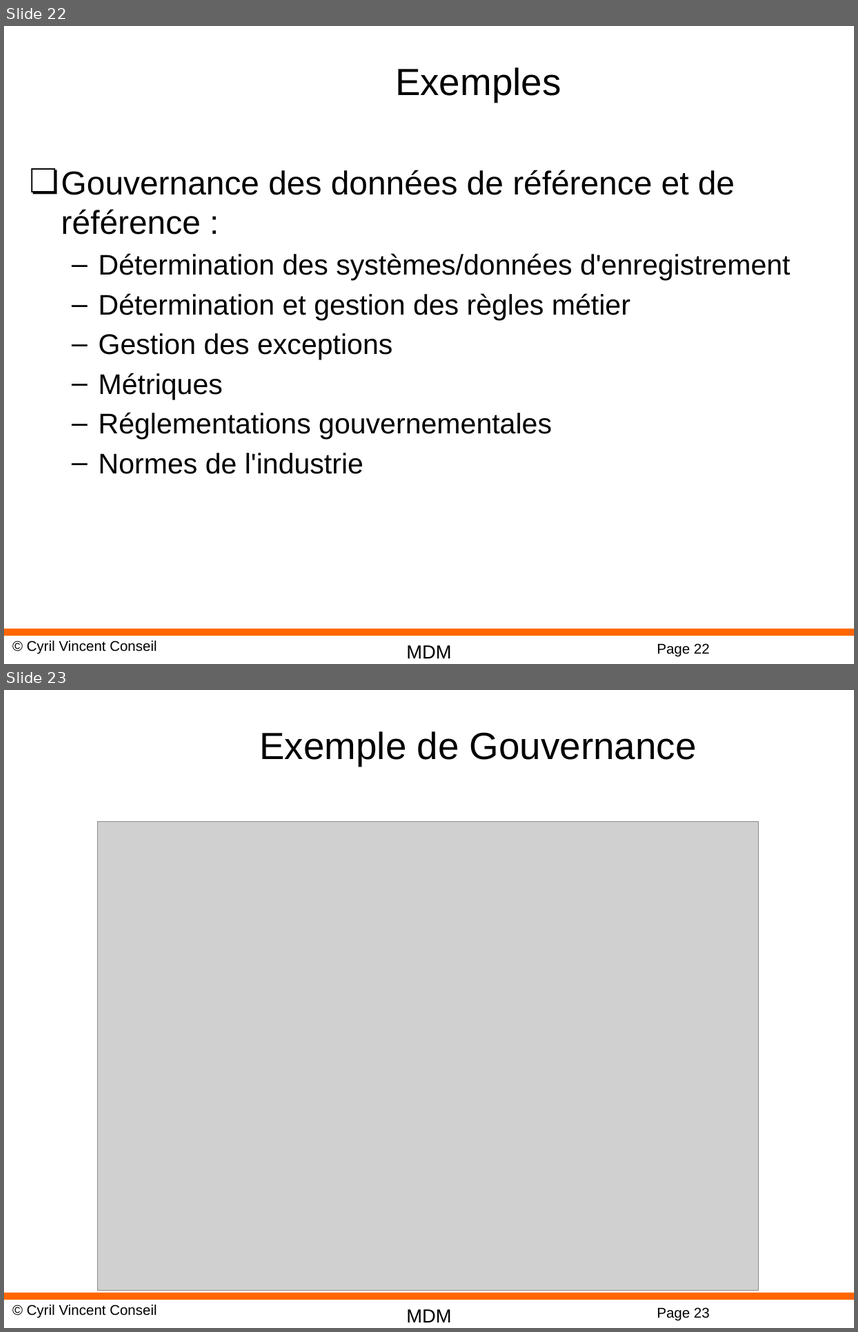
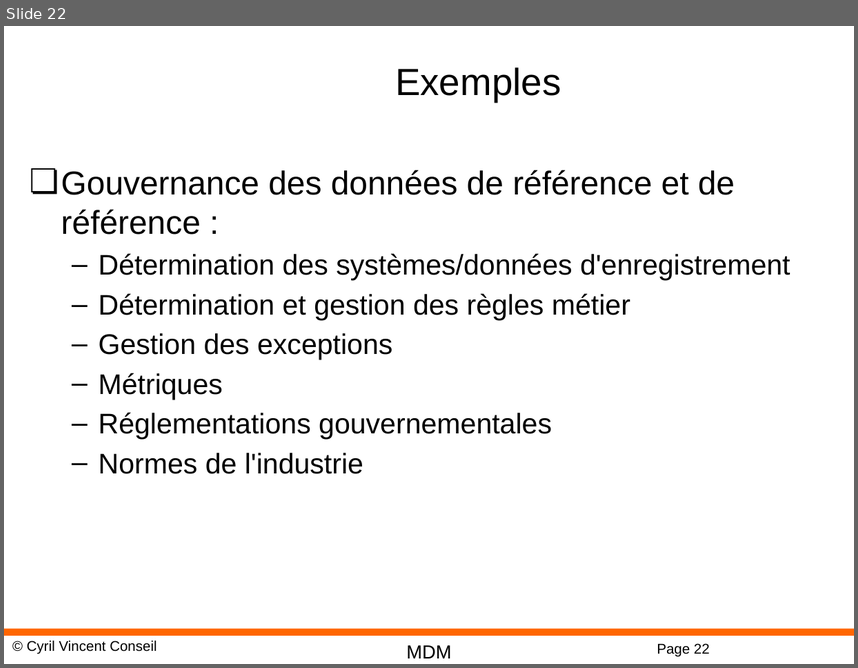
Before and after one commit to cyrilvincent/cicd, a slide deck: ppt/CICD17-Governance.pptx. Shown one above the other, each under a label of ours: slides 22 and 23 before the commit, slide 22 after it. The pictures are 858x1332 and 858x668 pixels, drawn with LibreOffice and Linux fonts; fonts in the diff are those of the drawing; grey boxes stand for pictures; background and template pictures are left out. Boxes give left, top, right and bottom in pixels: in the first picture for what was removed or moved away, otherwise in the second. Text is boxed around its words. In the diff, an @@ line names an element or a change of style, - is before the commit and + after.

```diff
--- a/ppt/CICD17-Governance.pptx
+++ b/ppt/CICD17-Governance.pptx
@@ slide 23 removed at <box>4,690,854,1328</box>, background #FFFFFF; not listed: 4 template elements that a slide beside it also shows @@
@@ title removed at <box>260,731,697,766</box> @@
-Exemple de Gouvernance
@@ picture removed at <box>98,822,758,1290</box> @@
```
Also in this commit, not shown: 1 other slide removed, 3 other files.
